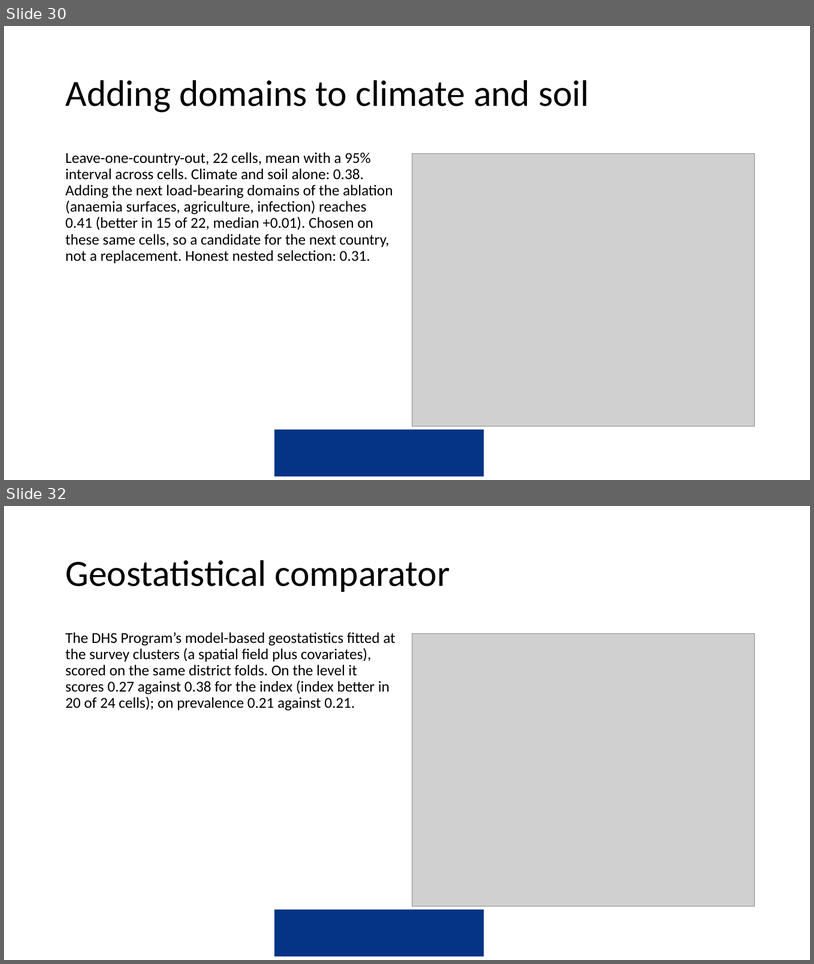
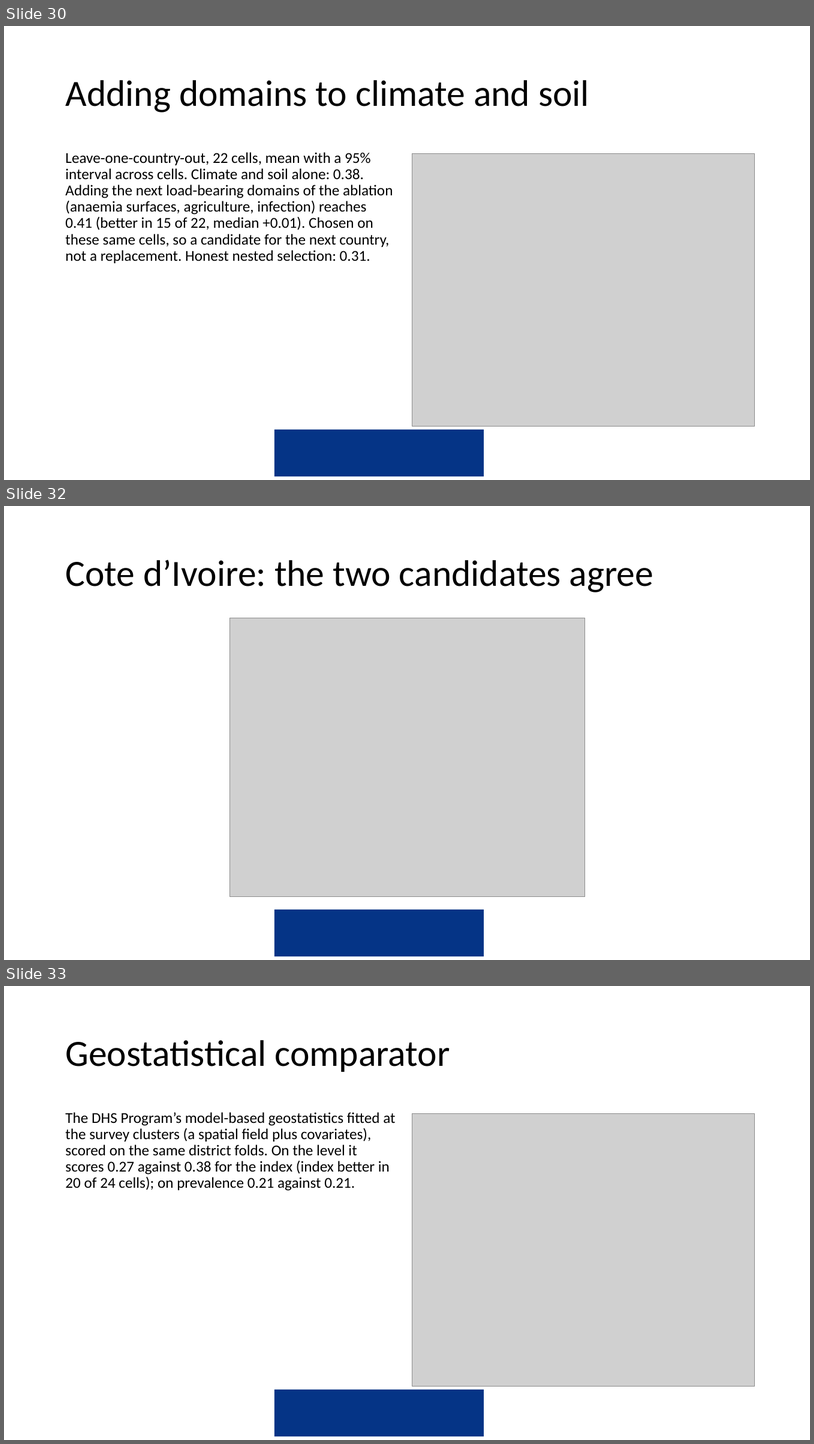
Before and after one commit to amertens/mn-prediction, a slide deck: docs/slides/MN-proxy-full-talk-2026-09.pptx. Shown one above the other, each under a label of ours: slides 30 and 32 before the commit, slides 30, 32 and 33 after it; the slides between them are not shown. The pictures are 814x964 and 814x1444 pixels, drawn with LibreOffice and Linux fonts; fonts in the diff are those of the drawing; grey boxes stand for pictures; background and template pictures are left out. Boxes give left, top, right and bottom in pixels: in the first picture for what was removed or moved away, otherwise in the second. Text is boxed around its words. In the diff, an @@ line names an element or a change of style, - is before the commit and + after.

```diff
--- a/docs/slides/MN-proxy-full-talk-2026-09.pptx
+++ b/docs/slides/MN-proxy-full-talk-2026-09.pptx
@@ slide 32 added at [4, 506, 810, 960], background #FFFFFF; not listed: 1 template element that a slide beside it also shows @@
@@ title added at [65, 560, 654, 592], 44 pt, text #000000 @@
+Cote d’Ivoire: the two candidates agree
@@ picture added at [230, 618, 585, 896] @@
@@ what was slide 32 is now slide 33 @@
```
Also in this commit, not shown: 21 other files.
